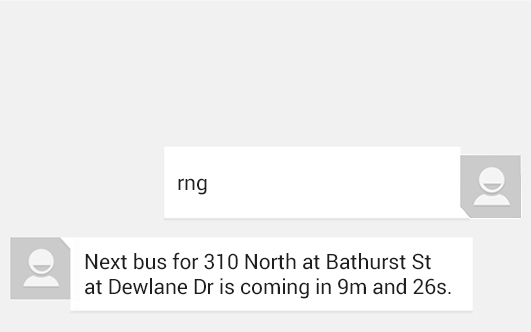
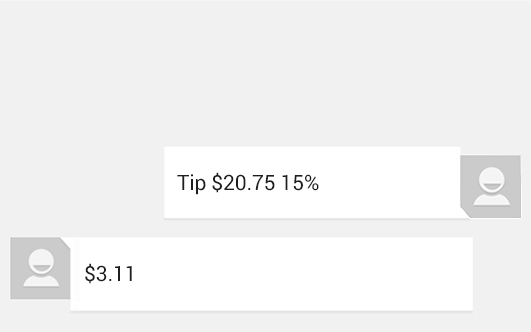
Comparing the layer stacks of the two (531, 332) images. Changes:
hid "Next bus for 310 North at Bathurst St at Dewlane Dr is coming i" over [85, 252, 451, 299]
renamed "0.534183031181" to "$3.11", showed it, painted on it over [85, 263, 238, 284]
renamed "rng" to "Tip $20.75 15%", painted on it over [177, 172, 319, 195]
